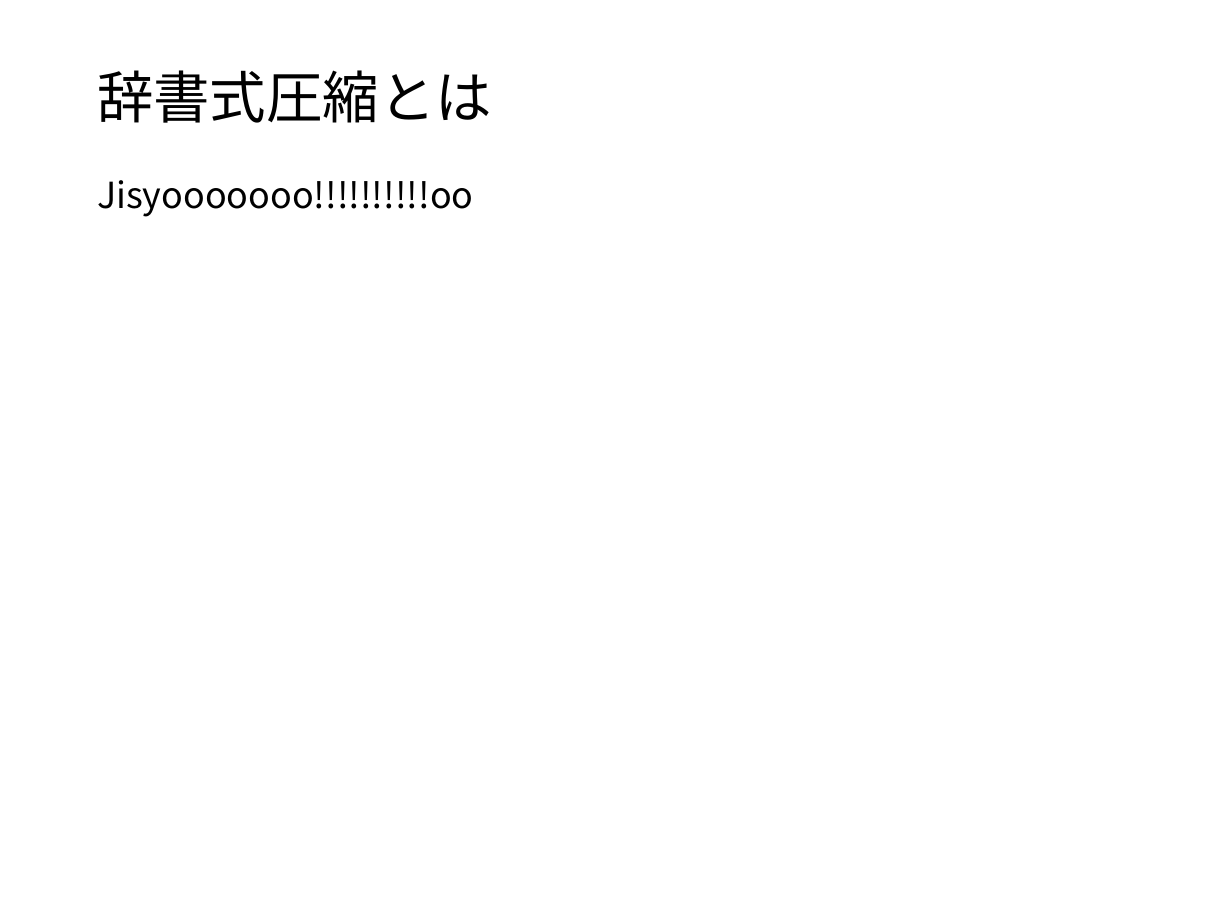
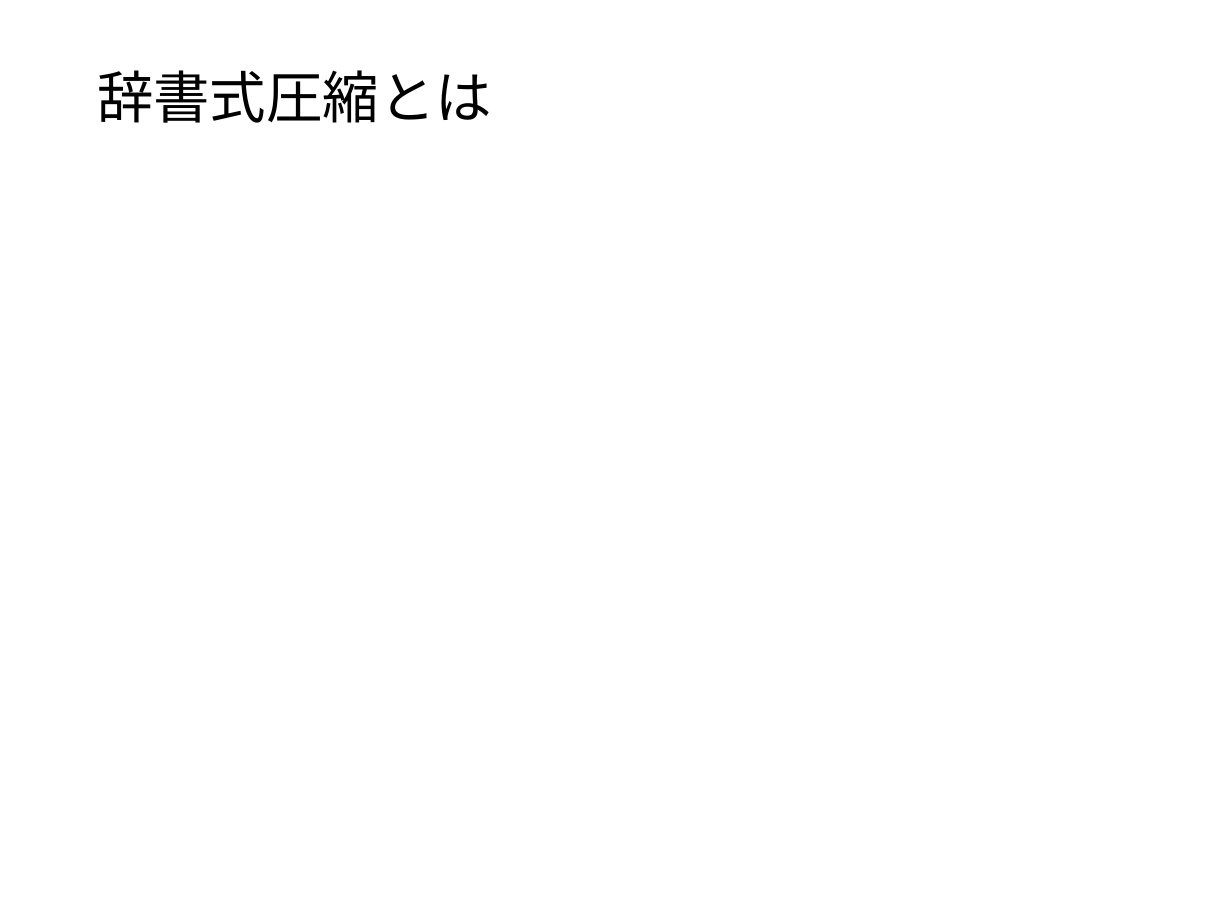
Before and after one commit to kazukikai/mojiretu_happyou, a slide deck: slide 2 of プレゼンテーション3.pptx. Drawn at 1232x924 pixels with LibreOffice and Linux fonts; fonts in the diff are those of the drawing. Boxes give left, top, right and bottom in pixels: in the first picture for what was removed or moved away, otherwise in the second. Text is boxed around its words. In the diff, an @@ line names an element or a change of style, - is before the commit and + after.

Commit message:
元に戻す

```diff
--- a/プレゼンテーション3.pptx
+++ b/プレゼンテーション3.pptx
@@ text removed at box(97, 180, 474, 217) @@
-Jisyooooooo!!!!!!!!!!oo
```
